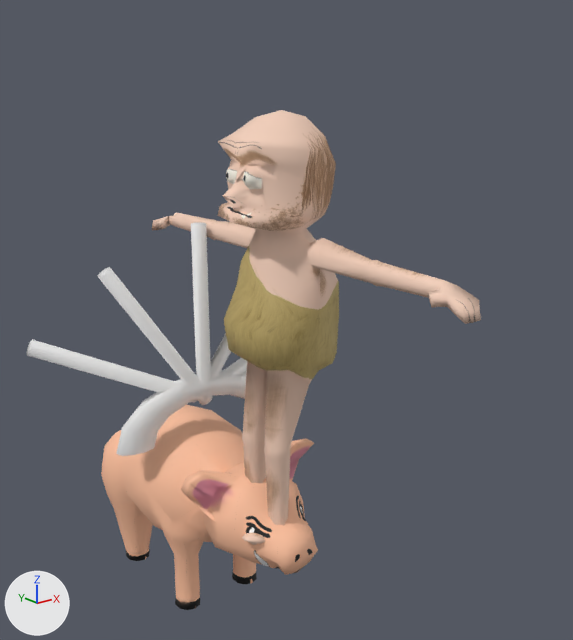
Before and after pictures for a commit that changed the FBX model Assets/Models/enemy-porki.fbx.
The view is the same before and after, from a 50 mm camera at (-5.54, -6.55, 7.97) aimed at (0.24, 0.67, 5.09). Arrows for +X, +Y and +Z are at lower left; the lights stay in place. Where no turn or scale is listed for an object, it has been applied to the vertices. Vertices at the same position are counted once.

Script lines for the objects in view, before the commit:
```python
me_cylinder_007 = bpy.data.meshes.new('Cylinder.007')
me_cylinder_007.from_pydata(...)  # 278 vertices, 176 faces; spans x -2.47..2.22, y 1.8..3.06, z 3.36..6.67
me_cylinder_007.materials.append(mat_throne)  # white #e7e7e7
me_sphere = bpy.data.meshes.new('Sphere')
me_sphere.from_pydata(...)  # 473 vertices, 484 faces; spans x -0.66..0.84, y -2.16..3.6, z 2.38..7.56
me_sphere.materials.append(mat_material_002)  # picture img_enemy_cavernicola_png
me_sphere_000 = bpy.data.meshes.new('Sphere.000')
me_sphere_000.from_pydata(...)  # 483 vertices, 453 faces; spans x -1.0..0.92, y -0.01..4.14, z 0.6..3.25
me_sphere_000.materials.append(mat_material)  # picture img_textura_puerco_png
ob_enemy_cavernicola = bpy.data.objects.new('enemy-cavernicola', me_sphere)
ob_enemy_cavernicola.location = (0.0, 0.0, 0.0)
ob_enemy_porki = bpy.data.objects.new('enemy-porki', me_sphere_000)
ob_enemy_porki.location = (0.0, 0.0, 0.0)
ob_enemy_porkithrone = bpy.data.objects.new('enemy-porkiThrone', me_cylinder_007)
ob_enemy_porkithrone.location = (0.0, 0.0, 0.0)
ob_enemy_porkithrone.scale = (0.912, 0.912, 0.912)
```
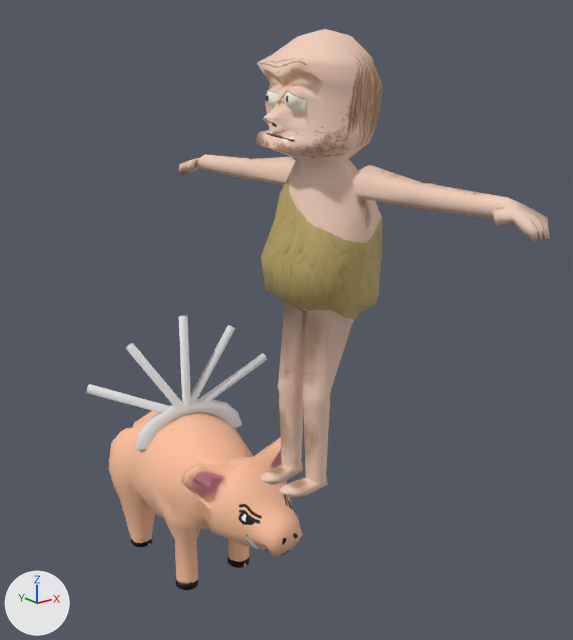
Commit message: Solventando rotacion cavernicola

Where the newer file only moved an object's origin or applied its transform, the numbers keep the older frame.

Location of each change, [x1, y1, x2, y2] in pixels of the pictures (573 x 640 px):
'enemy-cavernicola', mesh moved: before [152, 110, 481, 545]; after [178, 29, 550, 498]
'enemy-porkiThrone', reshaped, rescaled: before [27, 222, 247, 456]; after [86, 315, 303, 590]
'enemy-porki', deleted (beige): before [101, 405, 318, 610]

The change, as a list of edits to the scene's bpy script:
```text
Change me_sphere:
    where me_sphere.from_pydata(...)  # 473 vertices, 484 faces; spans x -0.66..0.84, y -2.16..3.6, z 2.38..7.56
    used by ob_enemy_cavernicola; location = (0.0, 0.0, 0.0)
    me_sphere part 2: the whole mesh is moved by (0.16, -0.54, 0.84)
Change me_cylinder_007:
    used by ob_enemy_porkithrone; location = (0.0, 0.0, 0.0); scale = (0.912, 0.912, 0.912)
    remove me_cylinder_007.from_pydata(...)  # 278 vertices, 176 faces; spans x -2.47..2.22, y 1.8..3.06, z 3.36..6.67
    add me_cylinder_007.from_pydata(...)  # 761 vertices, 629 faces; spans x -1.38..1.25, y 0.3..4.06, z 0.83..4.69
    me_cylinder_007 part 1: 278 vertices removed from x -2.47..2.22, y 1.8..3.06, z 3.36..6.67; 761 vertices added at x -1.38..1.25, y 0.3..4.06, z 0.83..4.69
    add me_cylinder_007.materials.append(mat_material)  # picture img_textura_puerco_png
Remove ob_enemy_porki:
    ob_enemy_porki = bpy.data.objects.new('enemy-porki', me_sphere_000)
    ob_enemy_porki.location = (0.0, 0.0, 0.0)
Change ob_enemy_porkithrone:
    ob_enemy_porkithrone.scale: (0.912, 0.912, 0.912) -> (1.0, 1.0, 1.0)
```
